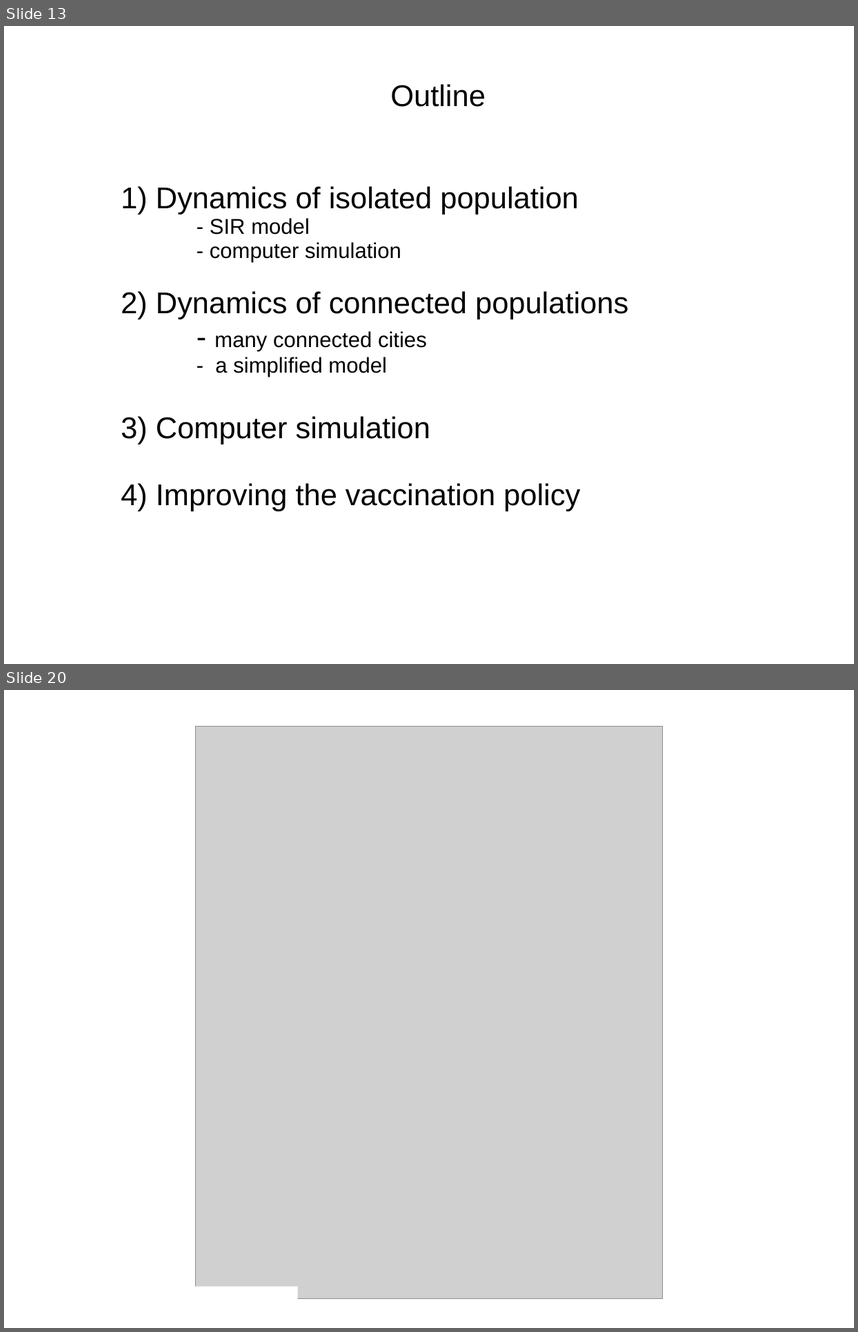
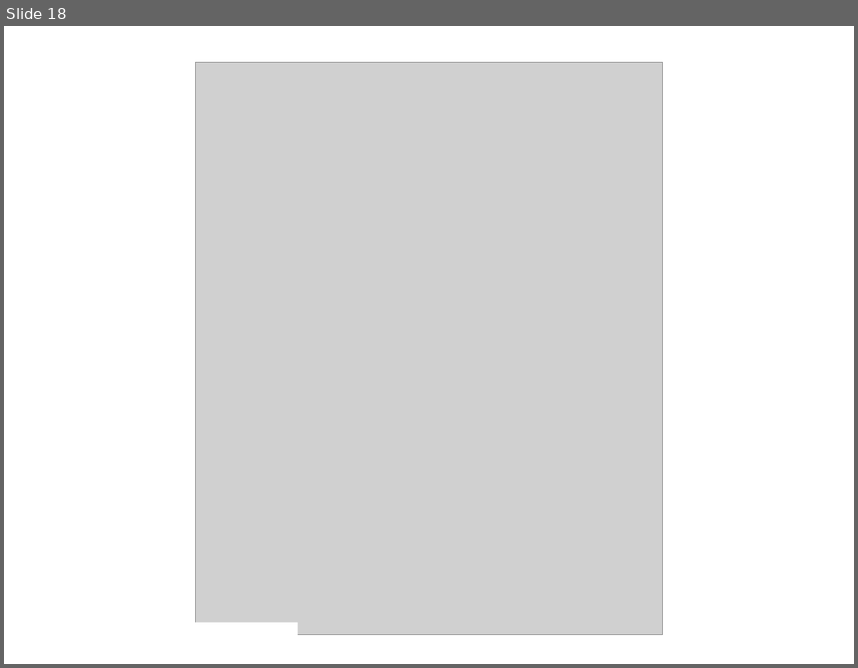
Before and after one commit to ttcgiang/THESE_GitHub, a slide deck: slides_old/maPres2_ppt-1.ppt. Shown one above the other, each under a label of ours: slides 13 and 20 before the commit, slide 18 after it; the slides between them are not shown. The pictures are 858x1332 and 858x668 pixels, drawn with LibreOffice and Linux fonts; fonts in the diff are those of the drawing; grey boxes stand for pictures. Boxes give left, top, right and bottom in pixels: in the first picture for what was removed or moved away, otherwise in the second. Text is boxed around its words. In the diff, an @@ line names an element or a change of style, - is before the commit and + after.

```diff
--- a/slides_old/maPres2_ppt-1.ppt
+++ b/slides_old/maPres2_ppt-1.ppt
@@ slide 13 removed at [4,26,854,664], background #FFFFFF @@
@@ text removed at [390,84,485,107] @@
-Outline
@@ text removed at [121,186,628,511] @@
-1) Dynamics of isolated population
-- SIR model
-- computer simulation
-2) Dynamics of connected populations
-- many connected cities
-- a simplified model
-3) Computer simulation
-4) Improving the vaccination policy
@@ what was slide 20 is now slide 18 @@
```
Also in this commit, not shown: 1 slide changed, 1 other slide removed, 33 other files.
